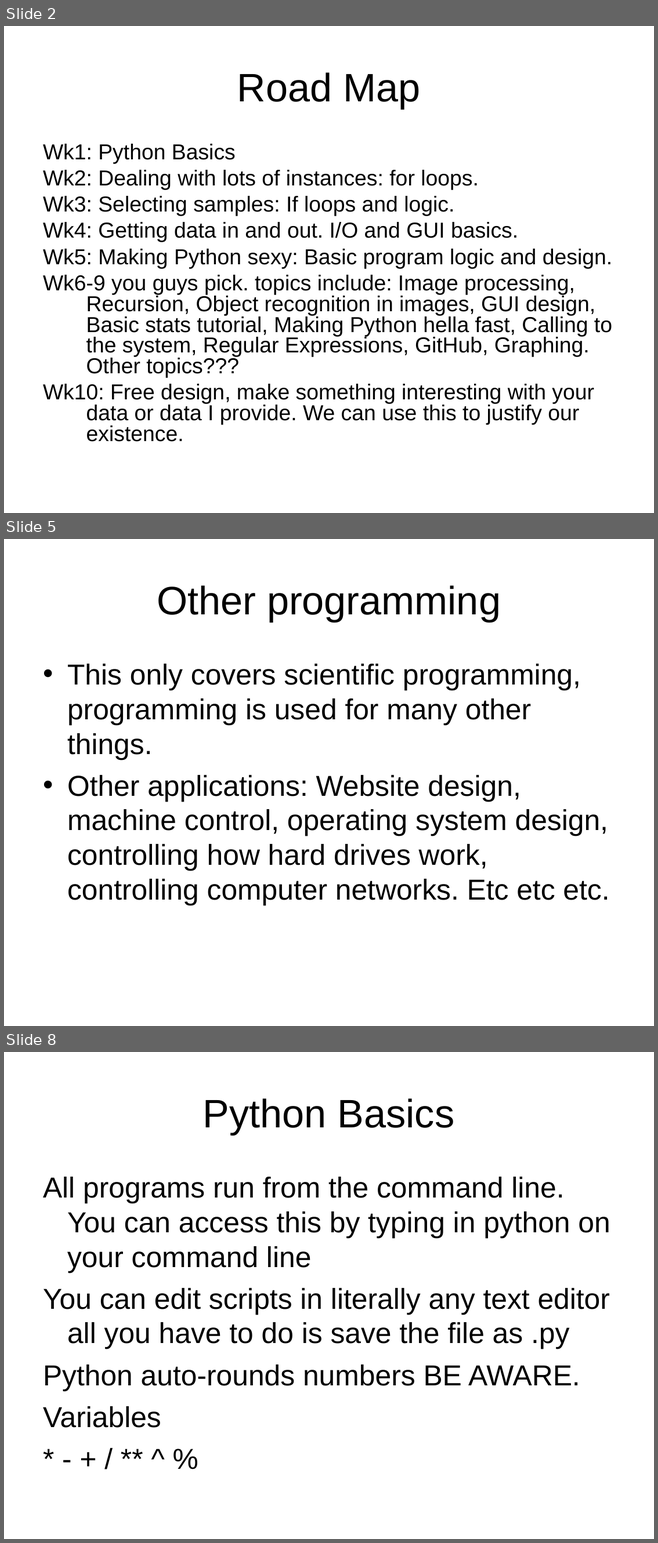
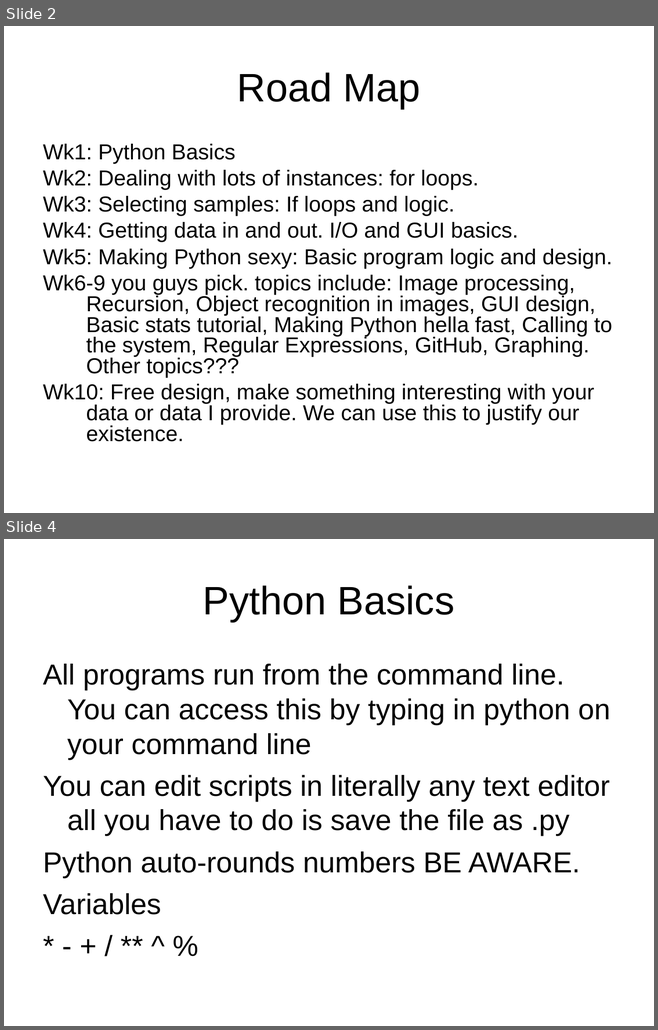
Before and after one commit to cdcox/PythonClassScripts, a slide deck: LectureForMeeting1.ppt. Shown one above the other, each under a label of ours: slides 2, 5 and 8 before the commit, slides 2 and 4 after it; the slides between them are not shown. The pictures are 658x1543 and 658x1030 pixels, drawn with LibreOffice and Linux fonts; fonts in the diff are those of the drawing. Boxes give left, top, right and bottom in pixels: in the first picture for what was removed or moved away, otherwise in the second. Text is boxed around its words. In the diff, an @@ line names an element or a change of style, - is before the commit and + after.

```diff
--- a/LectureForMeeting1.ppt
+++ b/LectureForMeeting1.ppt
@@ slide 5 removed at [4,539,654,1026], background #FFFFFF @@
@@ title removed at [157,585,500,622] @@
-Other programming
@@ text removed at [67,664,609,906] @@
-• This only covers scientific programming, programming is used for many other things.
-• Other applications: Website design, machine control, operating system design, controlling how hard drives work, controlling computer networks. Etc etc etc.
@@ what was slide 8 is now slide 4 @@
```
Also in this commit, not shown: 1 slide changed, 3 other slides removed, 1 other file.
